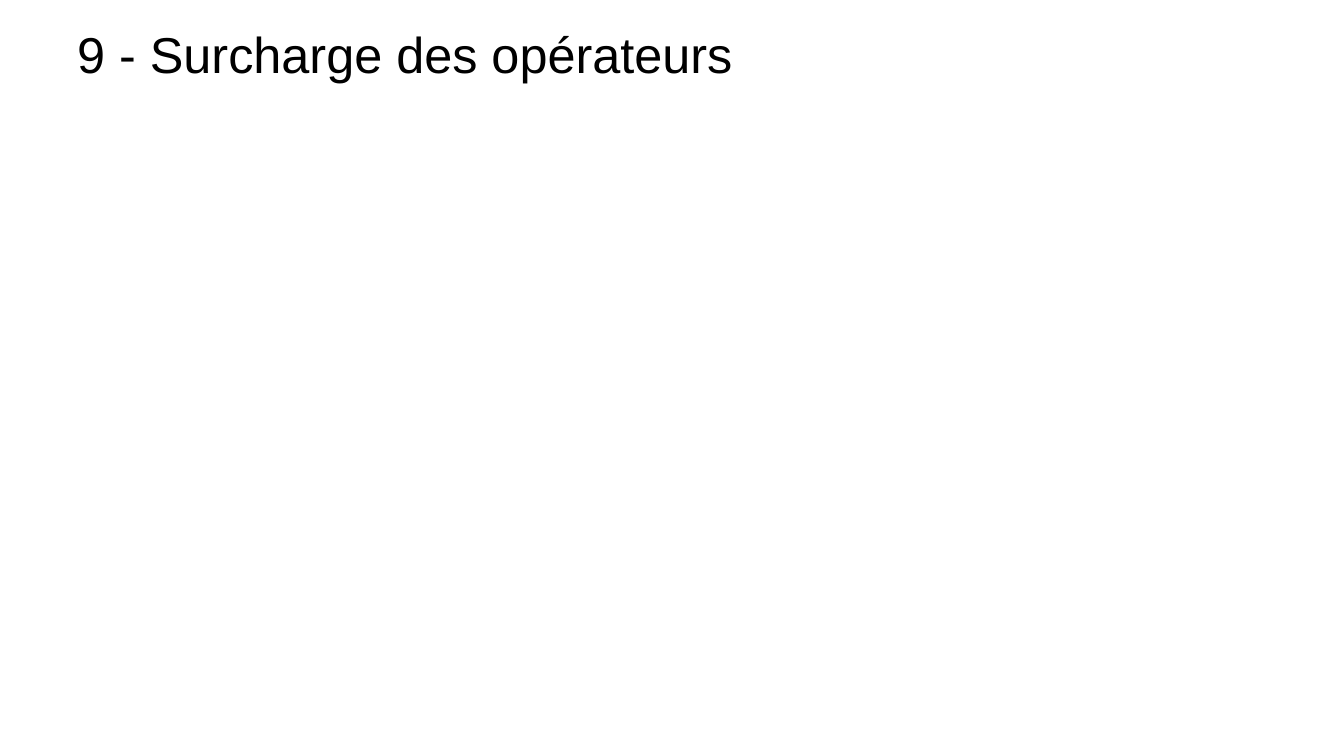
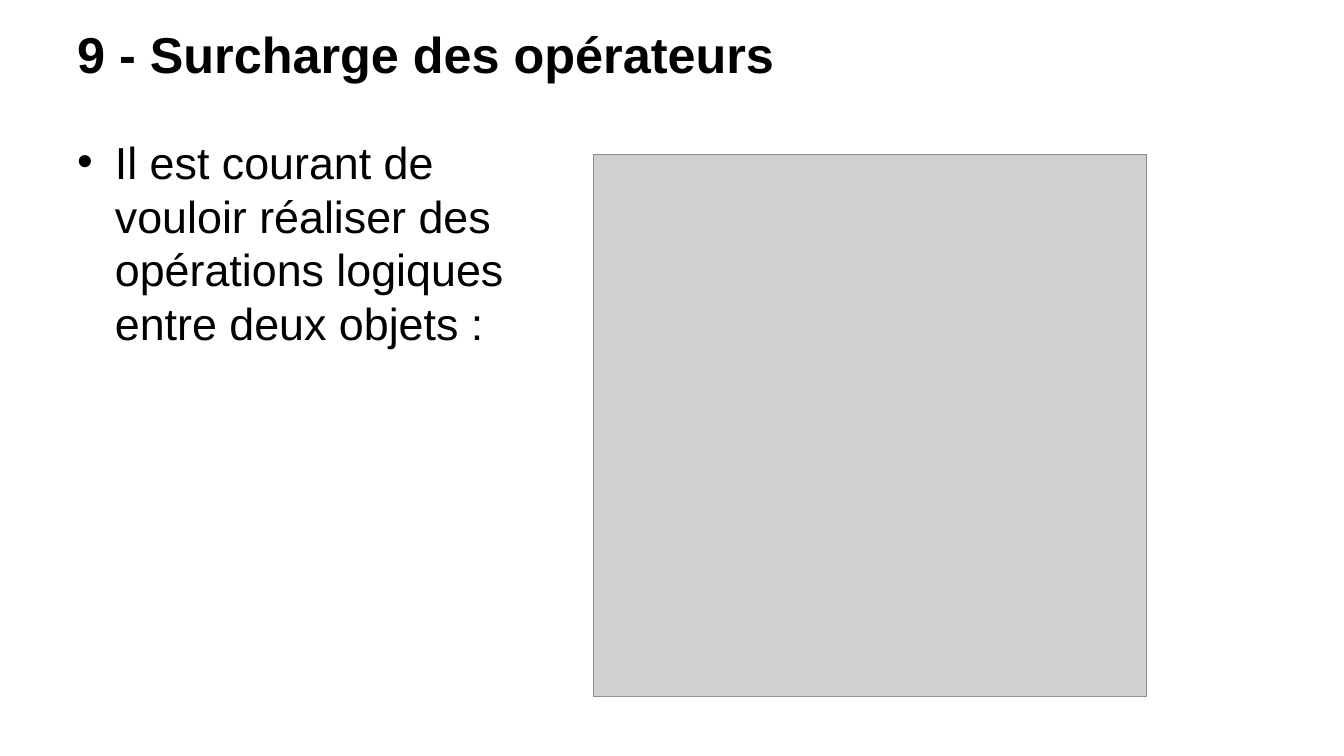
Before and after one commit to t-tortosa/cppCourses, a slide deck: slide 60 of POO.pptx (slide 54 before the commit). Drawn at 1344x756 pixels with LibreOffice and Linux fonts; fonts in the diff are those of the drawing; grey boxes stand for pictures; background and template pictures are left out. Boxes give left, top, right and bottom in pixels: in the first picture for what was removed or moved away, otherwise in the second. Text is boxed around its words. In the diff, an @@ line names an element or a change of style, - is before the commit and + after.

```diff
--- a/POO.pptx
+++ b/POO.pptx
@@ title "9 - Surcharge des opérateurs" at (77, 36, 774, 83): bold on @@
@@ text added at (115, 146, 503, 349), 32 pt, text #000000 @@
+• Il est courant de vouloir réaliser des opérations logiques entre deux objets :
@@ picture added at (593, 154, 1146, 697) @@
```
Also in this commit, not shown: 3 other slides changed, 8 slides added, 4 other files.
